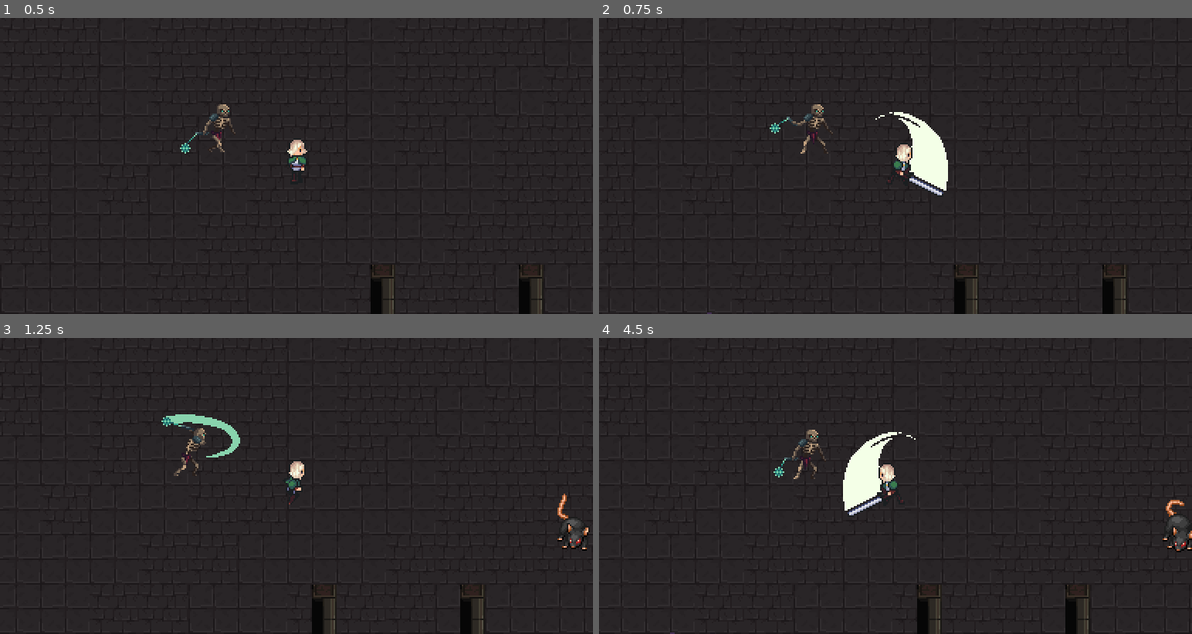
Above: before the commit, frames 1-4 (two rows, left to right).
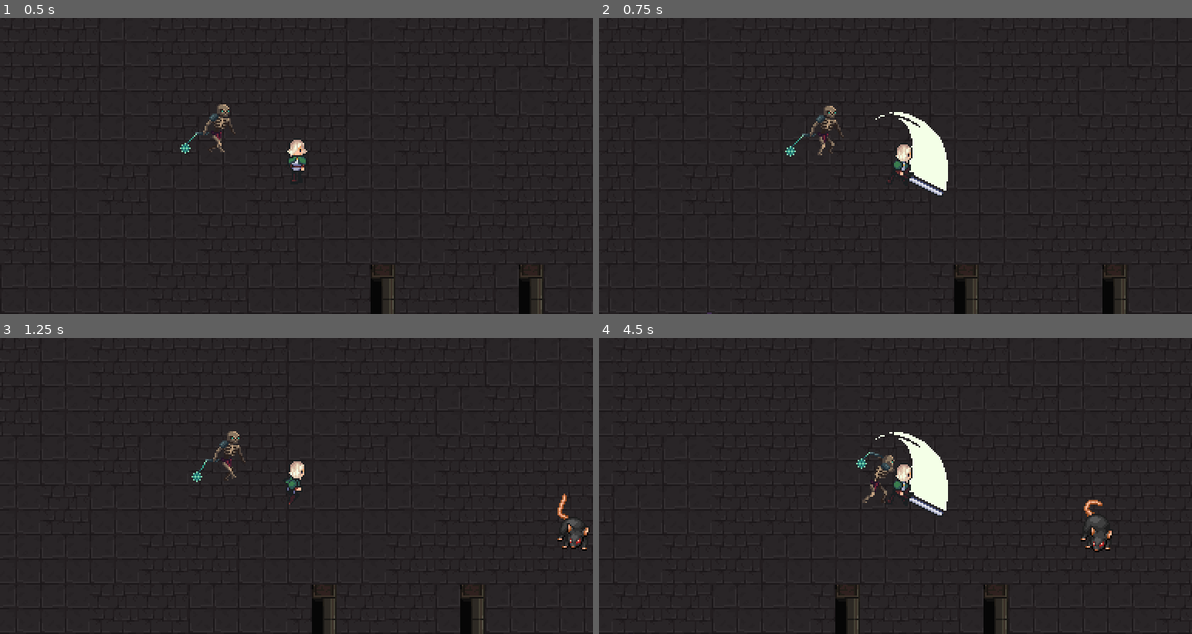
Above: after the commit, the same moments.

Repository: Danielfp1/ShadowMaze
Game: Godot game, scene res://scenes/Enemies/Enemies.tscn
The game is run twice, just before and just after one commit, with the same random seed, the same clock (stepped at 60 frames per second) and the same inputs.
Inputs:
- Up to frame 1 (0.5 s): no input
- Up to frame 2 (0.75 s): hold Right (ui_right) from 0.53 s (still down); tap Space (Attack) at 0.6 s
- Up to frame 3 (1.25 s): keep holding Right (ui_right)
- Up to frame 4 (4.5 s): release Right (ui_right) at 1.28 s; hold Down (ui_down) 1.28-2.03 s; tap Space (Attack) every 0.75 s from 1.35 to 4.35 s; hold Right (ui_right) 2.03-2.78 s; hold Up (ui_up) 2.78-3.53 s; hold Left (ui_left) from 3.53 s (still down)

Frame 1 is identical in both runs. In frame 2, 0.5% of the frame differs, in the area x 28-42%, y 29-47%; in frame 3, 0.9%; in frame 4, 5.0%, in the area x 11-100%, y 30-100%.

Commit message:
Fix bug de colisão

Diff:
--- a/scenes/Player.tscn
+++ b/scenes/Player.tscn
@@ -19,7 +19,7 @@
 "values": [ 60, 61, 62, 63 ]
 }
 tracks/1/type = "value"
-tracks/1/path = NodePath("Collision:disabled")
+tracks/1/path = NodePath("AttackArea/Collision:disabled")
 tracks/1/interp = 1
 tracks/1/loop_wrap = true
 tracks/1/imported = false
--- a/scripts/Player.gd
+++ b/scripts/Player.gd
@@ -29,7 +29,6 @@
 
 func attack() -> void:
 	if Input.is_action_just_pressed("Attack") and not can_attack:
-		pass
 		can_attack = true
 
 
